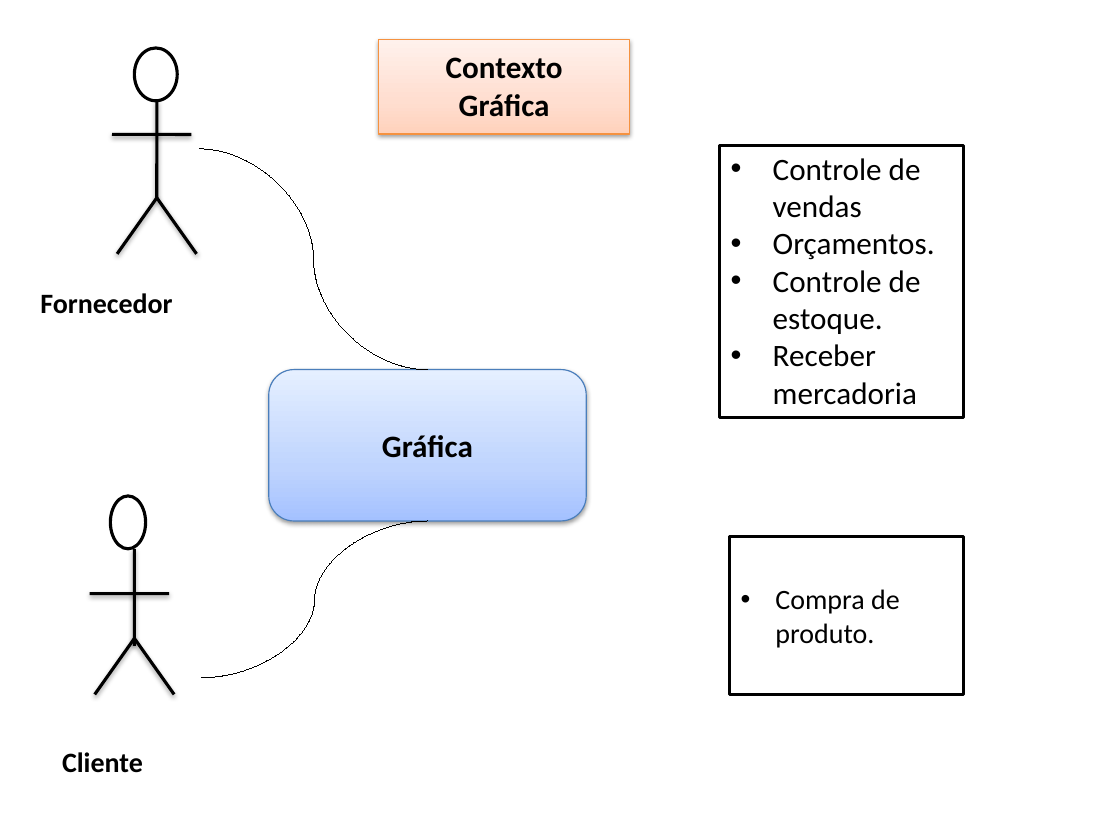
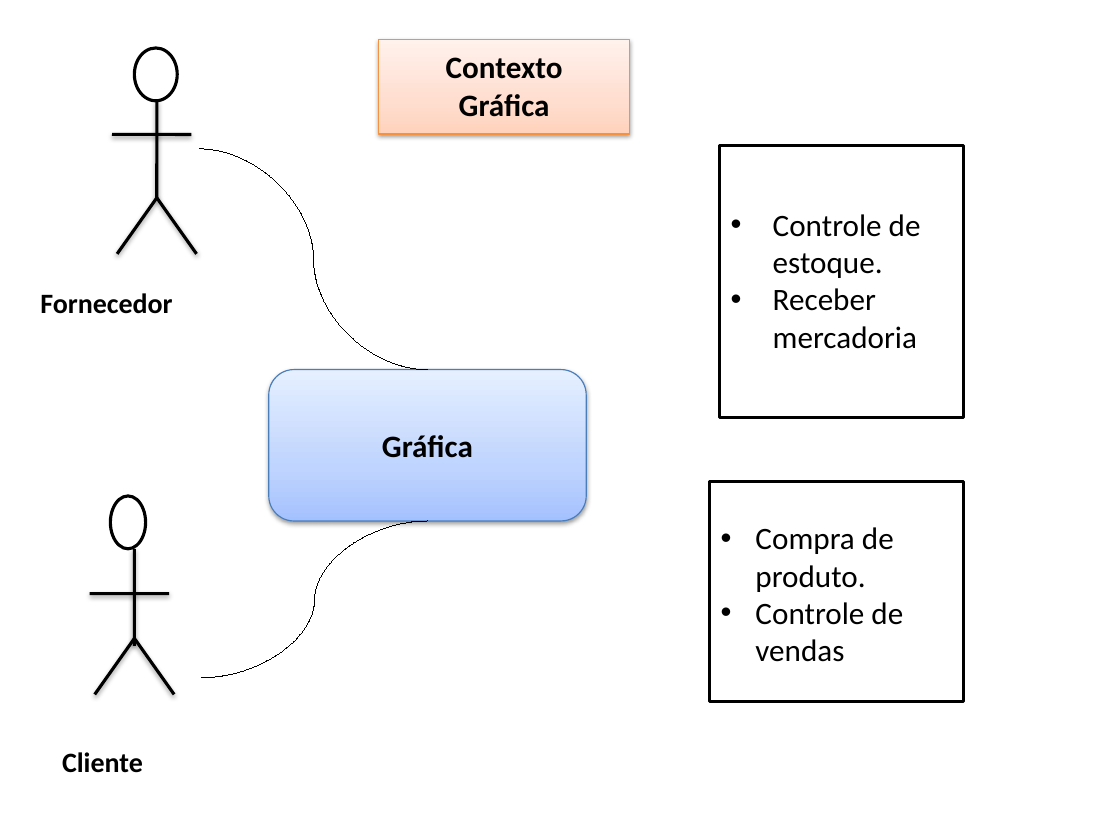
Before and after one commit to thiagobrunoalexandre/Oficina-de-Projeto-de-Empresa-1, a slide deck: slide 1 of Artefatos/15. Arquitetura de Negócio para cada Cenário (1).pptx. Drawn at 1120x840 pixels with LibreOffice and Linux fonts; fonts in the diff are those of the drawing. Boxes give left, top, right and bottom in pixels: in the first picture for what was removed or moved away, otherwise in the second. Text is boxed around its words. In the diff, an @@ line names an element or a change of style, - is before the commit and + after.

```diff
--- a/Artefatos/15. Arquitetura de Negócio para cada Cenário (1).pptx
+++ b/Artefatos/15. Arquitetura de Negócio para cada Cenário (1).pptx
@@ text in rectangle at (773, 158, 935, 260): paragraphs removed @@
-• Controle de vendas
-• Orçamentos.
@@ rectangle "Compra de produto.": place and size @@
-rectangle "Compra de produto." at (729, 536, 963, 694)
+rectangle "Compra de produto." at (709, 482, 963, 702)
@@ text in rectangle at (755, 527, 894, 592): size 18 to 20 pt in "Compra de produto." @@
@@ text in rectangle at (755, 602, 903, 662): paragraph added @@
+• Controle de vendas
```
Also in this commit, not shown: 4 other slides changed.
